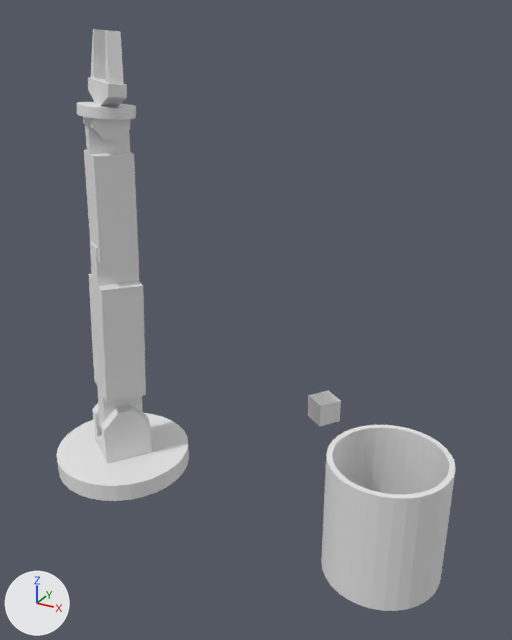
Before and after pictures for a commit that changed the Blender file models/robots/icedjava.blend.
One viewpoint serves both versions: a 50 mm camera at (6.4, -7.07, 6.62) aimed at (2.03, 0.87, 2.65). The lights are fixed; the arrows at lower left show +X, +Y and +Z.
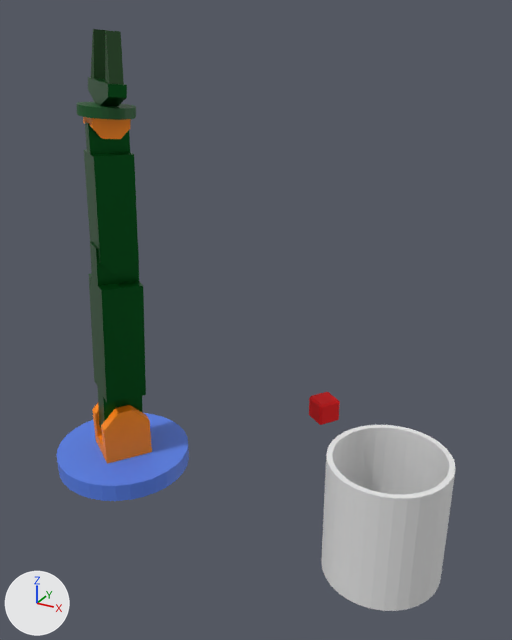
Location of each change, (x1, y1, x2, y2) in pixels of the pictures (512 x 640 px):
'Cube', recoloured (grey to green): (89, 242, 146, 427) in both
'Circle', recoloured (white to blue): (57, 413, 189, 501) in both
'Plane.001', recoloured (grey to green): (84, 122, 139, 273) in both
'Plane', recoloured: (92, 403, 152, 464) in both
'Plane.004', recoloured (grey to green): (91, 29, 124, 84) in both
'Cube.001', reshaped (8% shorter): before (308, 390, 341, 426); after (309, 392, 340, 425)
'Plane.003', recoloured (grey to green): (88, 77, 127, 106) in both
'Circle.001', recoloured (grey to green): (77, 102, 136, 120) in both
'Plane.002', recoloured: (83, 117, 131, 139) in both

What the commit changed:
Material 'Material.005' (mat_material_005) is new.
Its base color is (0.801, 0.0, 0.00226) (red #e70007).
Its roughness is 0.812.
Material 'Material.001' (mat_material_001) is new.
Its base color is (0.000261, 0.0496, 0.0) (dark green #013f00).
Material 'Material' (mat_material) is new.
Its base color is (0.0, 0.111, 0.0135) (dark green #005e1f).
Its metallic is 0.762.
Its roughness is 0.321.
Material 'Material.002' (mat_material_002) is new.
Its base color is (0.0, 0.085, 0.0116) (dark green #00521c).
Material 'Material.003' (mat_material_003) is new.
Its base color is (1.0, 0.253, 0.0) (orange #ff8a00).
Material 'Material.004' (mat_material_004) is new.
Its base color is (0.0937, 0.21, 0.8) (blue #567ee7).
me_circle has 64 vertices, 34 faces and spans x -1.0..1.0, y -1.0..1.0, z 0.0..0.26.
me_circle now uses material mat_material_004 (blue #567ee7).
me_plane has 24 vertices, 18 faces and spans x -0.346..0.346, y -0.346..0.346, z 0.0..0.801.
me_plane now uses material mat_material_003 (orange #ff8a00).
me_cube_003 has 24 vertices, 22 faces and spans x -2.1..2.1, y -1.0..1.0, z -1.0..16.2.
me_cube_003 now uses material mat_material (dark green #005e1f).
me_plane_001 has 44 vertices, 38 faces and spans x -0.34..0.34, y -0.34..0.34, z -0.09..2.44.
me_plane_001 now uses material mat_material (dark green #005e1f).
me_plane_002 has 24 vertices, 18 faces and spans x -1.0..1.0, y -1.0..1.0, z -0.98..0.0.
me_plane_002 now uses material mat_material_003 (orange #ff8a00).
me_circle_001 has 64 vertices, 34 faces and spans x -1.28..1.28, y -1.28..1.28, z 0.0..0.46.
me_circle_001 now uses material mat_material_002 (dark green #00521c).
me_plane_003 has 12 vertices, 10 faces and spans x -4.38..4.38, y -1.0..1.0, z 0.0..2.53.
me_plane_003 now uses material mat_material (dark green #005e1f).
me_plane_004 has 8 vertices, 6 faces and spans x -1.0..1.0, y -1.0..1.0, z 0.0..6.72.
me_plane_004 now uses material mat_material_001 (dark green #013f00).
me_cube is used by ob_cube_001; location (2.22, 3.0, 0.18); rotation (0.0, 0.0, -0.599), in degrees (0, 0, -34); scale (0.205, 0.205, 0.205).
me_cube had 8 vertices, 6 faces and spanned x -1.0..1.0, y -1.0..1.0, z -1.0..1.0.
me_cube now has 24 vertices, 26 faces and spans x -1.0..1.0, y -1.0..1.0, z -1.0..1.0.
me_cube part 1: the whole mesh is rebuilt.
me_cube now uses material mat_material_005 (red #e70007).
